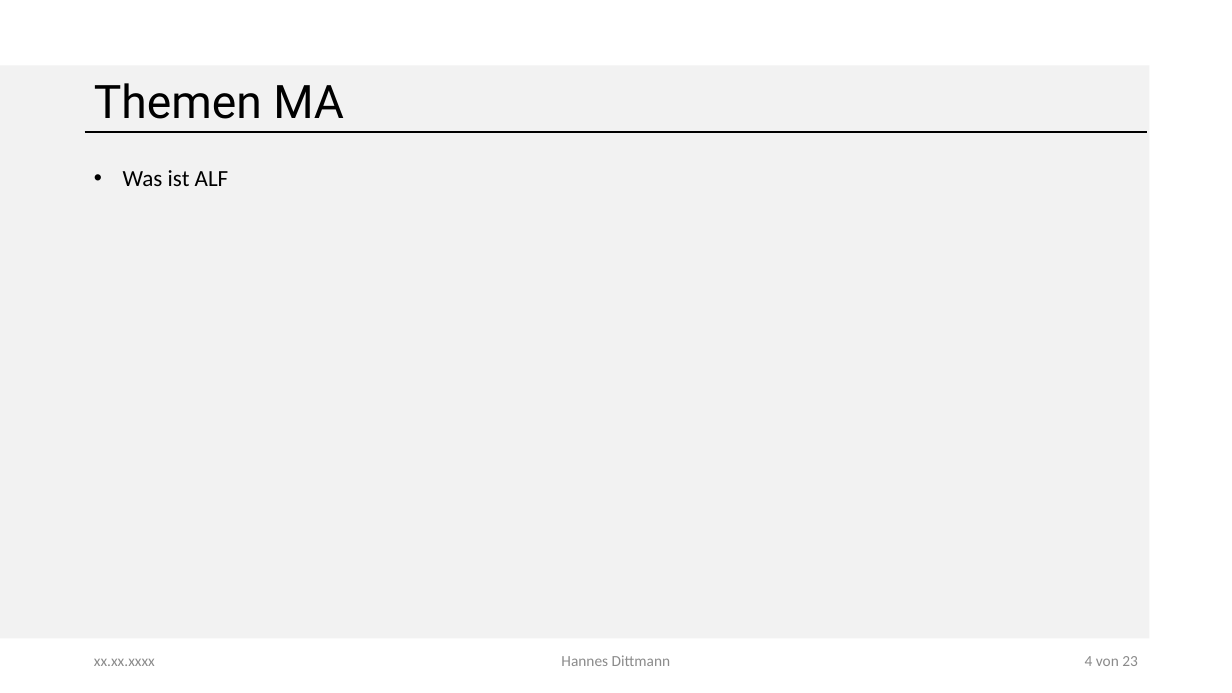
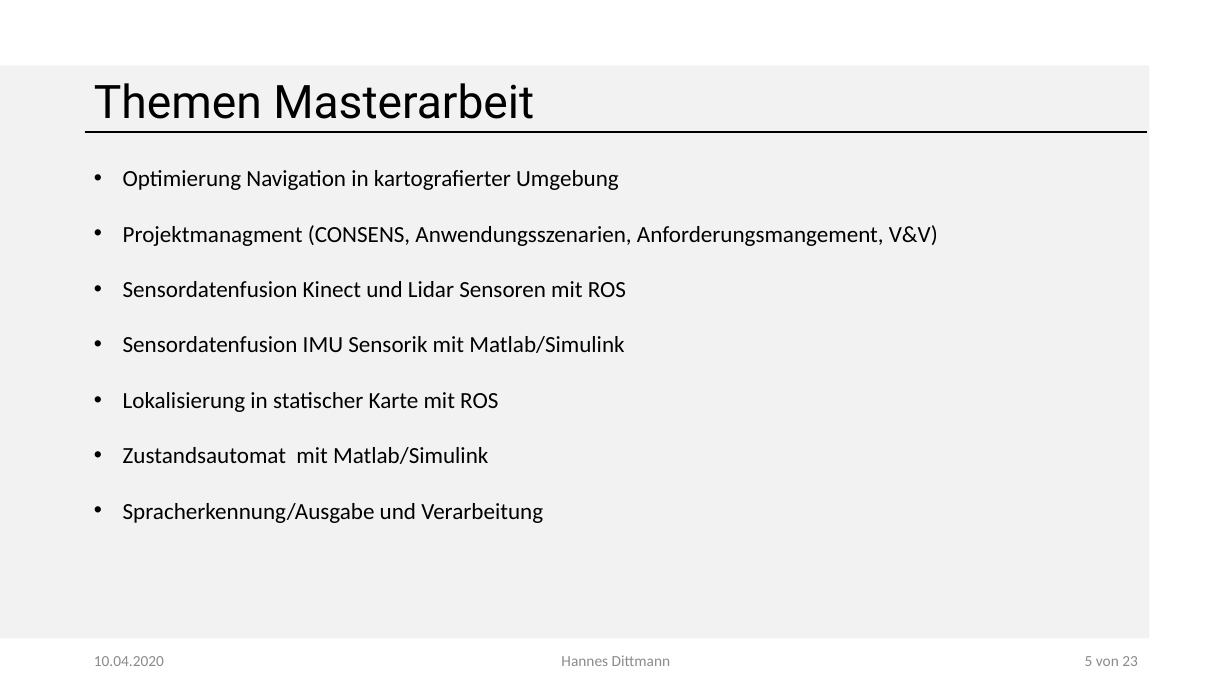
Before and after one commit to GiulliMo/Master_Doc, a slide deck: slide 5 of Präsentationen/HSHL/Besprechung_Göbel.pptx. Drawn at 1232x693 pixels with LibreOffice and Linux fonts; fonts in the diff are those of the drawing; background and template pictures are left out. Boxes give left, top, right and bottom in pixels: in the first picture for what was removed or moved away, otherwise in the second. Text is boxed around its words. In the diff, an @@ line names an element or a change of style, - is before the commit and + after.

```diff
--- a/Präsentationen/HSHL/Besprechung_Göbel.pptx
+++ b/Präsentationen/HSHL/Besprechung_Göbel.pptx
@@ title at box(94, 83, 534, 119): text changed @@
-Themen MA
+Themen Masterarbeit
@@ text removed at box(123, 170, 229, 186) @@
-• Was ist ALF
@@ text added at box(123, 170, 938, 523), 18 pt, text #000000 @@
+• Optimierung Navigation in kartografierter Umgebung
+• Projektmanagment (CONSENS, Anwendungsszenarien, Anforderungsmangement, V&V)
+• Sensordatenfusion Kinect und Lidar Sensoren mit ROS
+• Sensordatenfusion IMU Sensorik mit Matlab/Simulink
+• Lokalisierung in statischer Karte mit ROS
+• Zustandsautomat mit Matlab/Simulink
+• Spracherkennung/Ausgabe und Verarbeitung
@@ text at box(94, 656, 164, 666): text changed @@
-xx.xx.xxxx
+10.04.2020
@@ text at box(1085, 656, 1138, 666): text changed @@
-4 von 23
+5 von 23
```
Also in this commit, not shown: 7 other slides changed, 3 other files.
